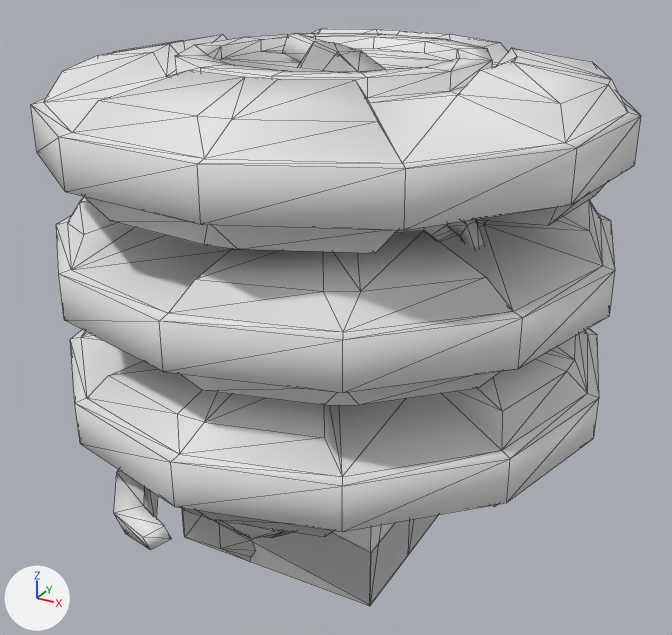
The Blender file ItemBundles Assets/Repo_ItemBundles_Meshes.blend: old version first, new version second.
Both versions are drawn from a camera (50 mm lens) standing at (0.338, -0.614, 0.356) and looking at (0.008, -0.013, 0.055). The axes (+X, +Y, +Z) are drawn at lower left. The lights are the same throughout. Mesh edges are drawn as thin lines. The same objects are shown in both versions, whatever each file hides. Materials are left out; every surface is plain grey.

The first picture shows 'Mine_Mesh', 'mesh_bundle_grenade_explosive', 'mesh_bundle_upgrade'.
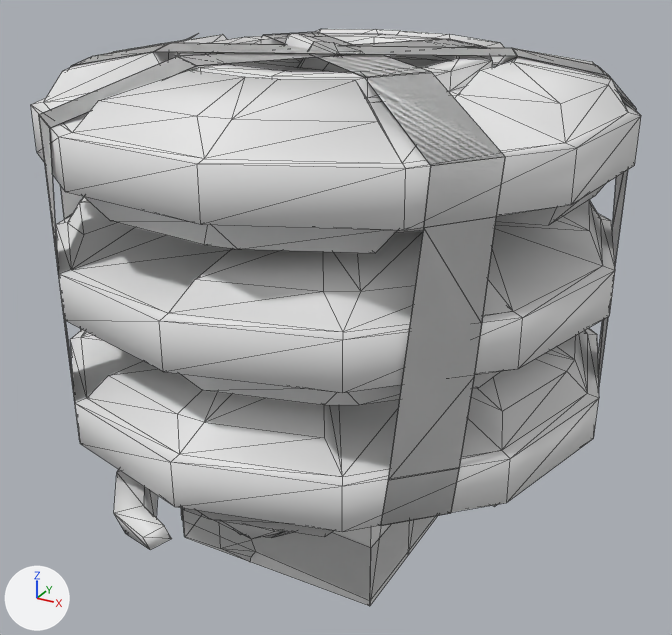
What the commit changed:
me_scene_031 is used by ob_mesh_bundle_upgrade; parent ob_item_upgrade_map_player_count; location (0.0, -13.4, 0.0).
me_scene_031 had 199 vertices, 145 faces and spanned x -9.0..8.9, y 0.0..26.7, z -10.8..12.4.
me_scene_031 now has 113 vertices, 89 faces and spans x -8.9..8.9, y 0.0..26.7, z -10.6..12.4.
Part 1, on me_scene_031:
28 faces are deleted.
4 vertices in x 8.9, y 21.4..26.3, z 10.6 move by (0.0, -0.5, 0.0).
4 vertices in x -9.0, y 2.9..7.8, z -10.8 move by (0.1, 0.0, 0.2).
4 vertices in x -8.9, y 3.6..8.5, z 10.7 move by (0.0, -1.7, -0.1).
4 vertices in x 8.9, y 0.2..5.1, z 10.6 move by (0.0, 0.4, 0.0).
4 vertices in x -9.0, y 0.2..5.1, z -10.7 move by (0.1, 0.0, 0.1).
2 vertices move from x -1.5, y 1.4, z 10.6 to x -1.5, y 1.3, z 10.6.
28 new faces join them.
me_scene_019 is used by ob_mine_mesh; parent ob_mesh_007; location (0.0, 1.4, 0.0); scale (0.558, 0.912, 0.558).
me_scene_019 had 696 vertices, 1380 faces and spanned x -39.1..39.1, y -5.4..27.1, z -39.1..39.1.
me_scene_019 now has 940 vertices, 1546 faces and spans x -39.1..39.1, y -6.2..27.3, z -39.1..39.1.
me_scene_019 part 2: a new loose piece of 122 vertices spanning x -38.5..37.9, y -6.2..27.3, z -32.9..33.9.
me_scene_019 part 3: a new loose piece of 122 vertices spanning x -38.5..37.9, y -6.2..27.3, z -32.9..33.9.

Boxes [x1, y1, x2, y2] around the edits, measured in the pictures (672 x 635 px; the box of a moved part takes in the faces that stretch with it):
'mesh_bundle_upgrade', reshaped: before [182, 509, 438, 606]; after [181, 508, 438, 606]
part 1 of me_scene_031, moved or reshaped: before [182, 509, 220, 540]; after [181, 508, 436, 600]
part 2 of me_scene_019, added: after [41, 37, 635, 523]
part 3 of me_scene_019, added: after [39, 32, 636, 526]
